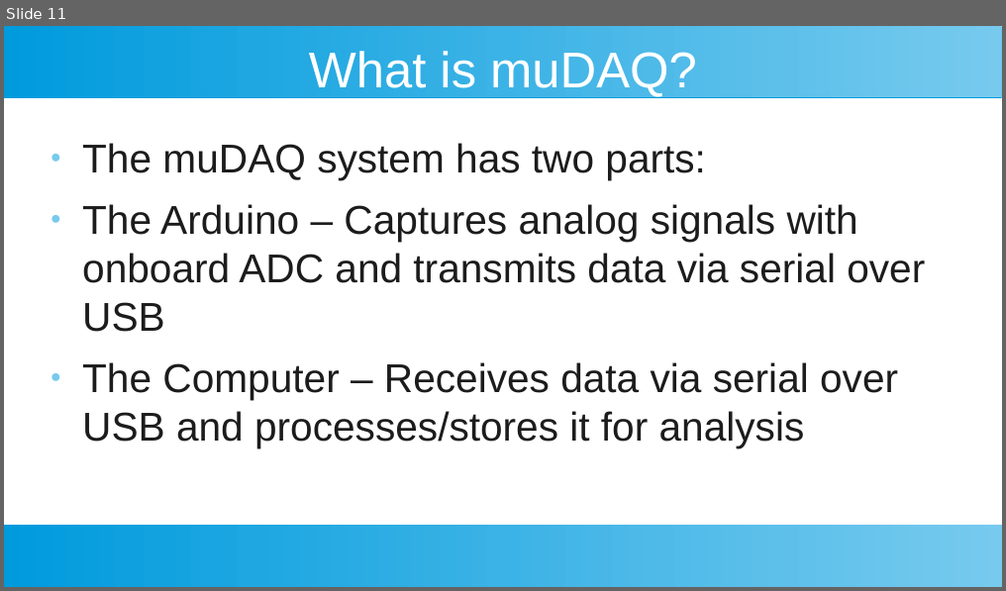
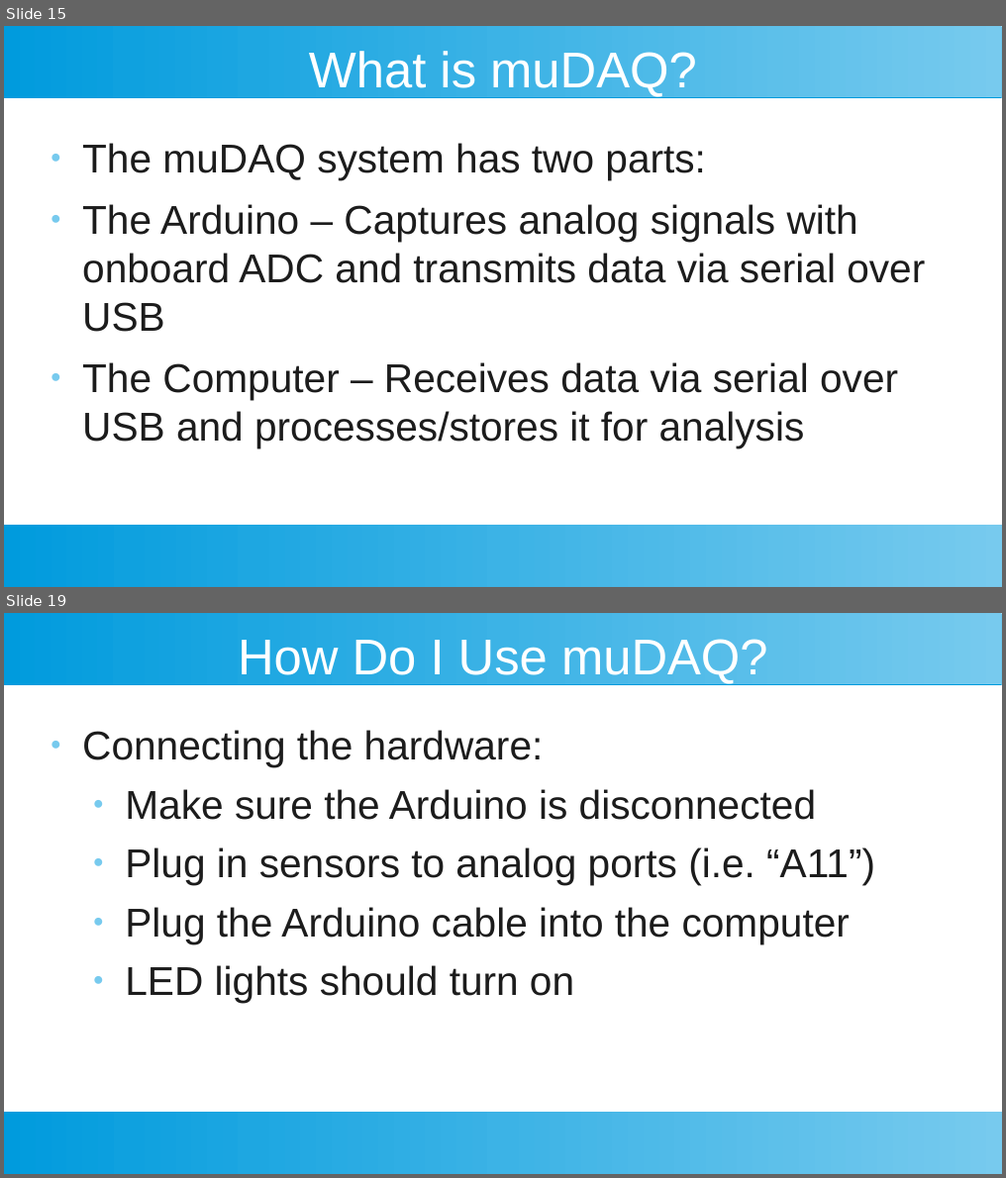
Before and after one commit to StellarRemnants/muDAQ, a slide deck: Presentation_2022-10-07.odp. Shown one above the other, each under a label of ours: slide 11 before the commit, slides 15 and 19 after it; the slides between them are not shown. The pictures are 1006x591 and 1006x1178 pixels, drawn with LibreOffice and Linux fonts; fonts in the diff are those of the drawing. Boxes give left, top, right and bottom in pixels: in the first picture for what was removed or moved away, otherwise in the second. Text is boxed around its words. In the diff, an @@ line names an element or a change of style, - is before the commit and + after.

```diff
--- a/Presentation_2022-10-07.odp
+++ b/Presentation_2022-10-07.odp
@@ slide 19 added at (x1=4, y1=613, x2=1002, y2=1174), background #FFFFFF; not listed: 2 template elements that a slide beside it also shows @@
@@ title added at (x1=238, y1=639, x2=768, y2=684), 40 pt, text #FFFFFF @@
+How Do I Use muDAQ?
@@ text added at (x1=82, y1=730, x2=875, y2=1003), 32 pt, text #1C1C1C @@
+● Connecting the hardware:
+  ● Make sure the Arduino is disconnected
+  ● Plug in sensors to analog ports (i.e. “A11”)
+  ● Plug the Arduino cable into the computer
+  ● LED lights should turn on
@@ what was slide 11 is now slide 15 @@
```
Also in this commit, not shown: 11 slides changed, 8 other slides added, 4 other files.
